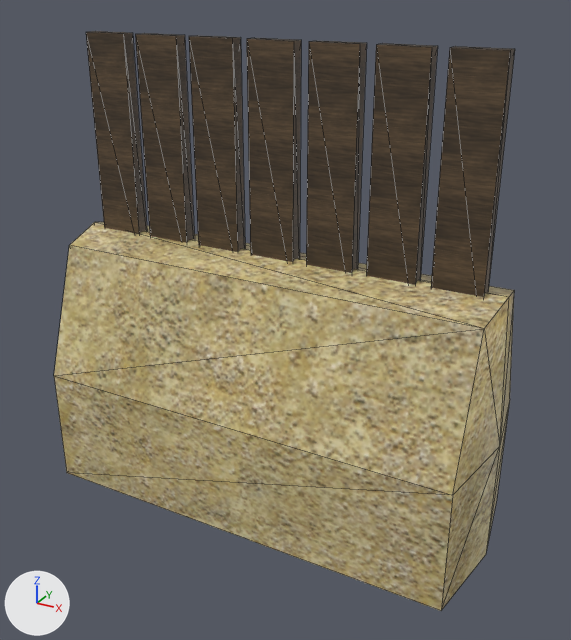
Two versions of the COLLADA model art/meshes/structural/tupis_wall_shot.dae, one commit apart.
Before and after are seen from a camera (50 mm lens) standing at (11.3, -19.9, 8.6) and looking at (0.5, -0.2, -1.3). The lights are fixed; the arrows at lower left show +X, +Y and +Z. Mesh edges are drawn as thin lines.

Names of what the first picture shows: 'wall_tupi_shot'.
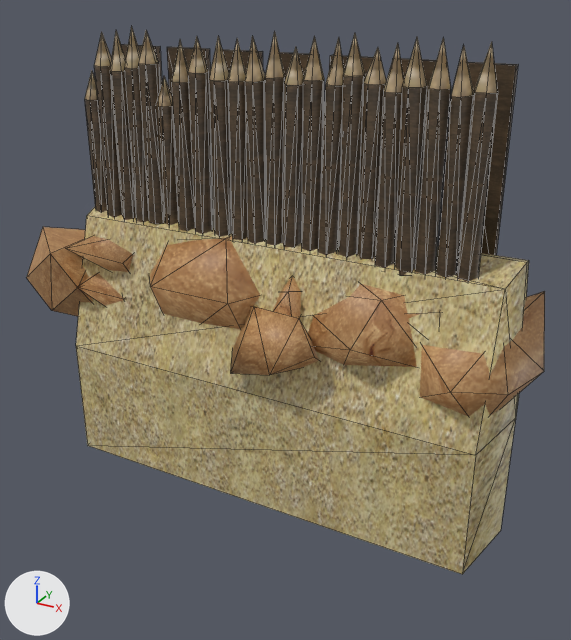
Commit message: Reforma wall tupi

The change, as a diff of the scene's bpy script:
```diff
--- a/art/meshes/structural/tupis_wall_shot.dae.py
+++ b/art/meshes/structural/tupis_wall_shot.dae.py
@@ me_cubo_007 @@
 # used by ob_wall_tupi_shot; location = (0.0, 0.0, 0.0)
-me_cubo_007.from_pydata(...)  # 74 vertices, 98 faces; spans x -7.35..7.35, y -2.9..2.9, z -7.73..6.89
+me_cubo_007.from_pydata(...)  # 507 vertices, 727 faces; spans x -8.91..8.19, y -3.23..2.75, z -6.7..7.2
+# me_cubo_007 part 1: the loose piece of 8 vertices spanning x -6.49..-5.03, y -0.22..0.22, z -0.35..6.89 is scaled about its middle by (0.976, 0.56, 0.783), then moved by (0.14, 1.25, 0.32)
+# me_cubo_007 part 2: the loose piece of 8 vertices spanning x -4.57..-3.11, y -0.22..0.22, z -0.35..6.89 is scaled about its middle by (0.976, 0.56, 0.783), then moved by (0.09, 1.25, 0.32)
+# me_cubo_007 part 3: the loose piece of 8 vertices spanning x -2.65..-1.19, y -0.22..0.22, z -0.35..6.89 is scaled about its middle by (0.976, 0.56, 0.783), then moved by (0.05, 1.25, 0.32)
+# me_cubo_007 part 4: the loose piece of 8 vertices spanning x -0.73..0.73, y -0.22..0.22, z -0.35..6.89 is scaled about its middle by (0.976, 0.56, 0.783), then moved by (0.0, 1.25, 0.32)
+# me_cubo_007 part 5: the loose piece of 8 vertices spanning x 1.19..2.65, y -0.22..0.22, z -0.35..6.89 is scaled about its middle by (0.976, 0.56, 0.783), then moved by (-0.05, 1.25, 0.32)
+# me_cubo_007 part 6: the loose piece of 8 vertices spanning x 3.11..4.57, y -0.22..0.22, z -0.35..6.89 is scaled about its middle by (0.976, 0.56, 0.783), then moved by (-0.09, 1.25, 0.32)
+# me_cubo_007 part 7: the loose piece of 8 vertices spanning x 5.03..6.49, y -0.22..0.22, z -0.35..6.89 is scaled about its middle by (0.976, 0.56, 0.783), then moved by (-0.14, 1.25, 0.32)
+# me_cubo_007 part 8: the loose piece of 18 vertices spanning x -7.35..7.35, y -2.9..2.9, z -7.73..0.71 is scaled about its middle by (0.979, 0.82, 1), then moved by (0.49, 0.0, 1.03)
+# me_cubo_007 part 9: 433 vertices added at x -8.91..8.19, y -3.23..2.75, z -2.9..7.2
+# me_cubo_007 part 10: the surface is now shaded smooth
 me_cubo_007.materials.append(mat_material_003)
```

Boxes (x1, y1, x2, y2) around the edits, measured in the pictures (571 x 640 px; the box of a moved part takes in the faces that stretch with it):
'wall_tupi_shot', reshaped (12% wider): before (54, 31, 515, 611); after (27, 26, 545, 574)
part 1 of me_cubo_007, moved or reshaped: before (86, 31, 147, 234); after (121, 44, 162, 88)
part 2 of me_cubo_007, moved or reshaped: before (136, 33, 194, 243); after (167, 47, 210, 94)
part 3 of me_cubo_007, moved or reshaped: before (189, 36, 245, 252); after (222, 49, 263, 73)
part 4 of me_cubo_007, moved or reshaped: before (247, 38, 301, 262); after (280, 52, 310, 78)
part 5 of me_cubo_007, moved or reshaped: before (306, 41, 367, 273); after (329, 55, 374, 77)
part 6 of me_cubo_007, moved or reshaped: before (366, 43, 438, 285); after (392, 58, 436, 142)
part 7 of me_cubo_007, moved or reshaped: before (431, 46, 515, 297); after (459, 62, 518, 255)
part 8 of me_cubo_007, moved or reshaped: before (54, 222, 514, 611); after (76, 207, 529, 574)
part 9 of me_cubo_007, added (brown): after (27, 26, 545, 417)
